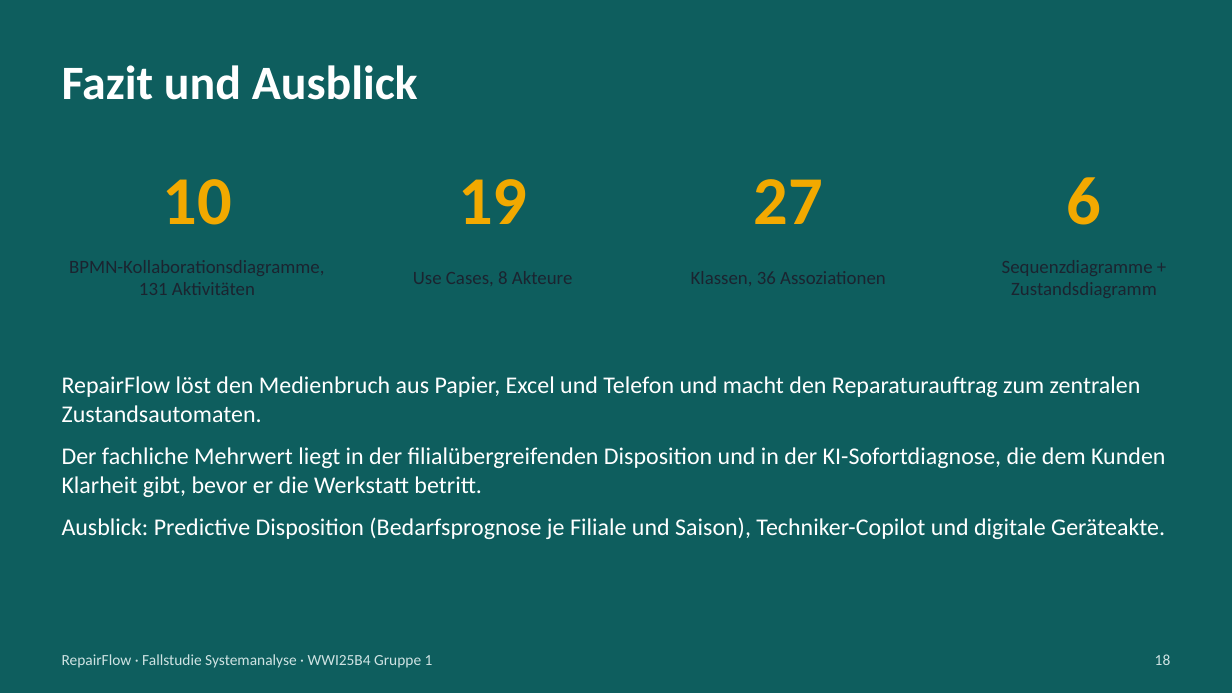
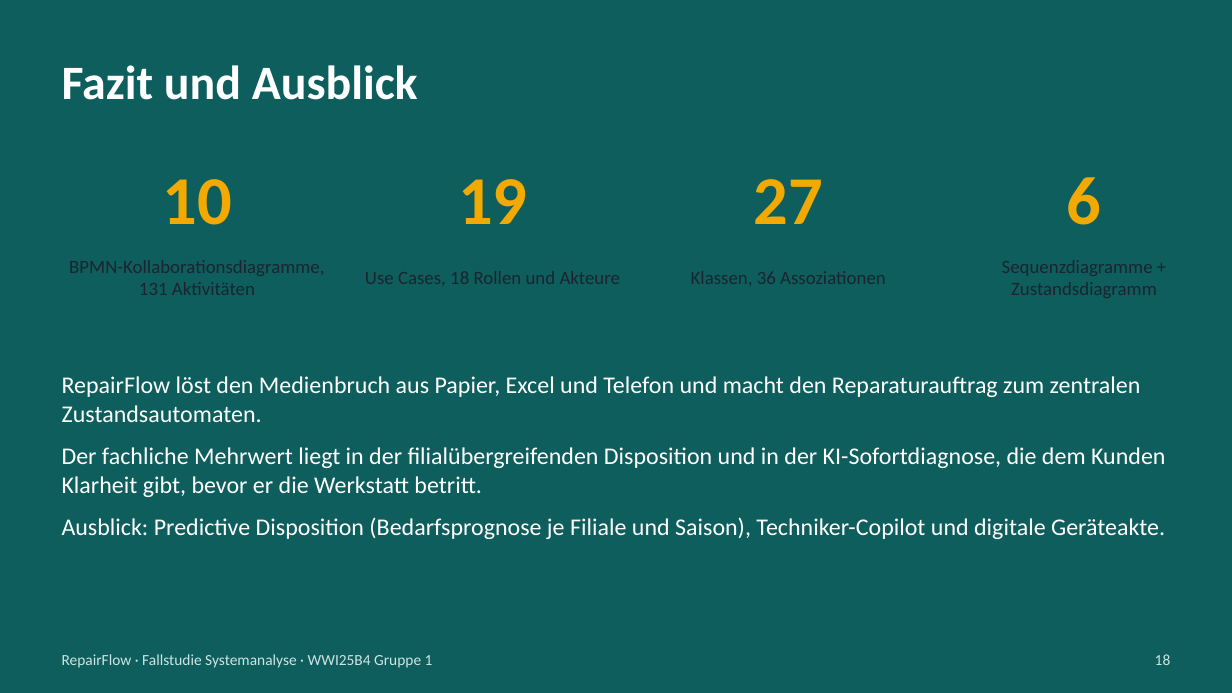
Before and after one commit to jakobschwan123-cmd/casestudy-semester-3, a slide deck: slide 18 of 4_praesentation/Abschlusspraesentation.pptx. Drawn at 1232x693 pixels with LibreOffice and Linux fonts; fonts in the diff are those of the drawing. Boxes give left, top, right and bottom in pixels: in the first picture for what was removed or moved away, otherwise in the second. Text is boxed around its words. In the diff, an @@ line names an element or a change of style, - is before the commit and + after.

```diff
--- a/4_praesentation/Abschlusspraesentation.pptx
+++ b/4_praesentation/Abschlusspraesentation.pptx
@@ text at (365, 271, 621, 285): text changed @@
-Use Cases, 8 Akteure
+Use Cases, 18 Rollen und Akteure
```
Also in this commit, not shown: 4 other slides changed, 28 other files.
